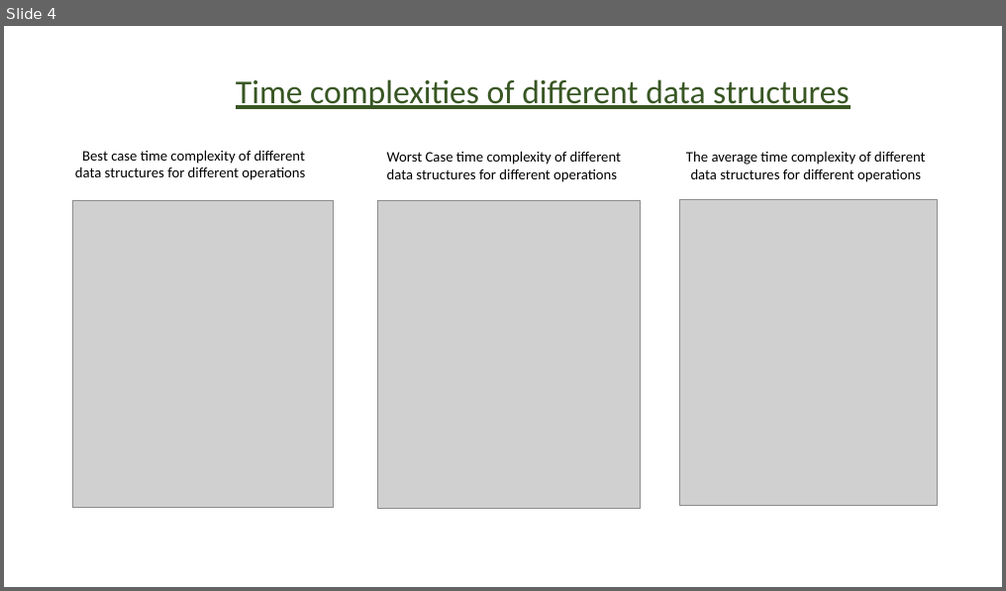
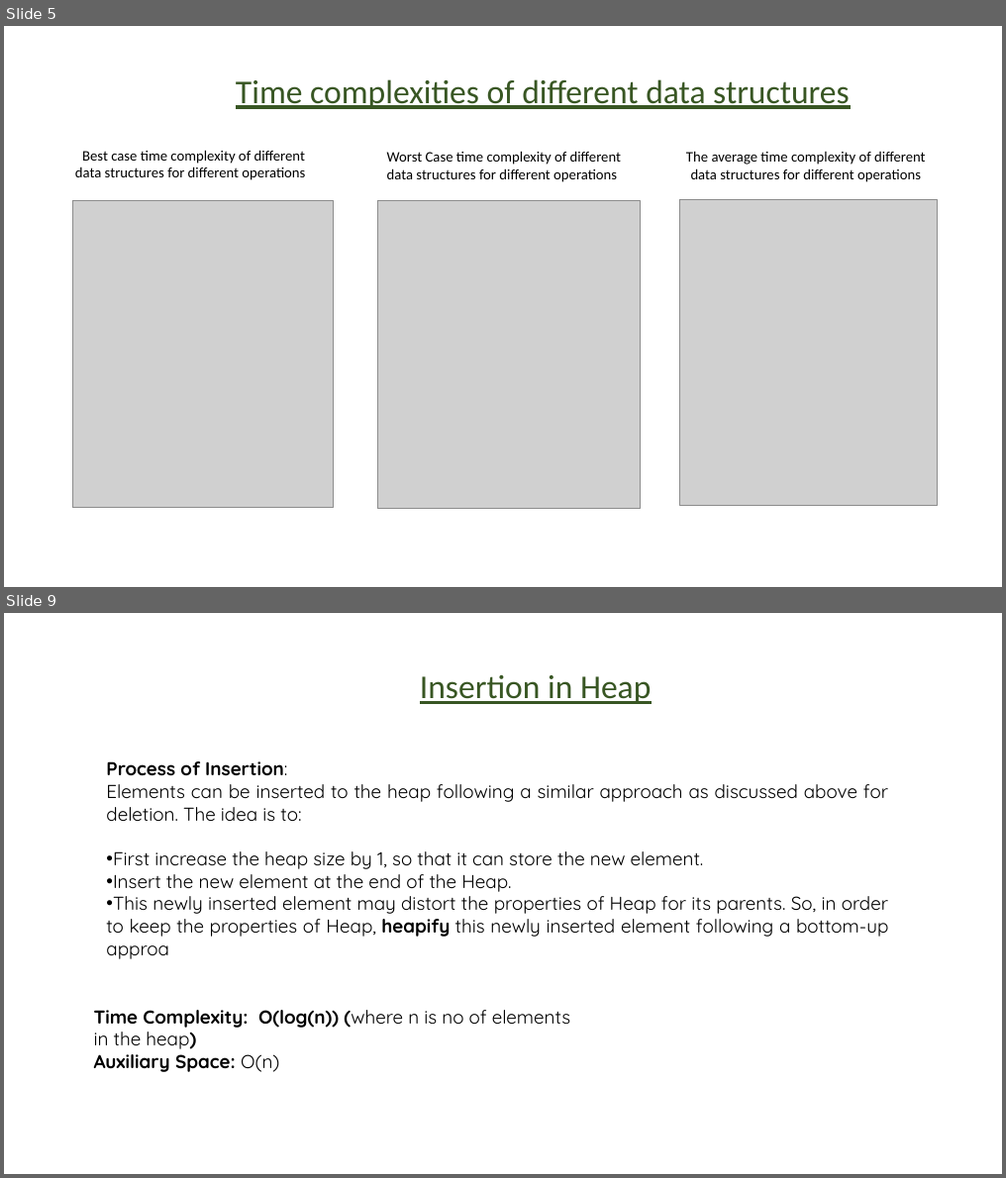
Before and after one commit to GenadyKogan/Data-Structures, a slide deck: t-08-heap/תרגול 8.pptx. Shown one above the other, each under a label of ours: slide 4 before the commit, slides 5 and 9 after it; the slides between them are not shown. The pictures are 1006x591 and 1006x1178 pixels, drawn with LibreOffice and Linux fonts; fonts in the diff are those of the drawing; grey boxes stand for pictures; background and template pictures are left out. Boxes give left, top, right and bottom in pixels: in the first picture for what was removed or moved away, otherwise in the second. Text is boxed around its words. In the diff, an @@ line names an element or a change of style, - is before the commit and + after.

```diff
--- a/t-08-heap/תרגול 8.pptx
+++ b/t-08-heap/תרגול 8.pptx
@@ slide 9 added at <box>4,613,1002,1174</box>, background picture (left out) @@
@@ text added at <box>420,675,650,704</box>, 32 pt, text #385723, underline @@
+Insertion in Heap
@@ text added at <box>106,761,888,959</box>, 18 pt, text #000000 @@
+Process of Insertion:
+Elements can be inserted to the heap following a similar approach as discussed above for deletion. The idea is to:
+• First increase the heap size by 1, so that it can store the new element.
+• Insert the new element at the end of the Heap.
+• This newly inserted element may distort the properties of Heap for its parents. So, in order to keep the properties of Heap, heapify this newly inserted element following a bottom-up approa
@@ text added at <box>94,1010,570,1072</box>, 18 pt, text #000000, bold @@
+Time Complexity: O(log(n)) (where n is no of elements in the heap)
+Auxiliary Space: O(n)
@@ what was slide 4 is now slide 5 @@
```
Also in this commit, not shown: 4 slides changed, 10 other slides added.
